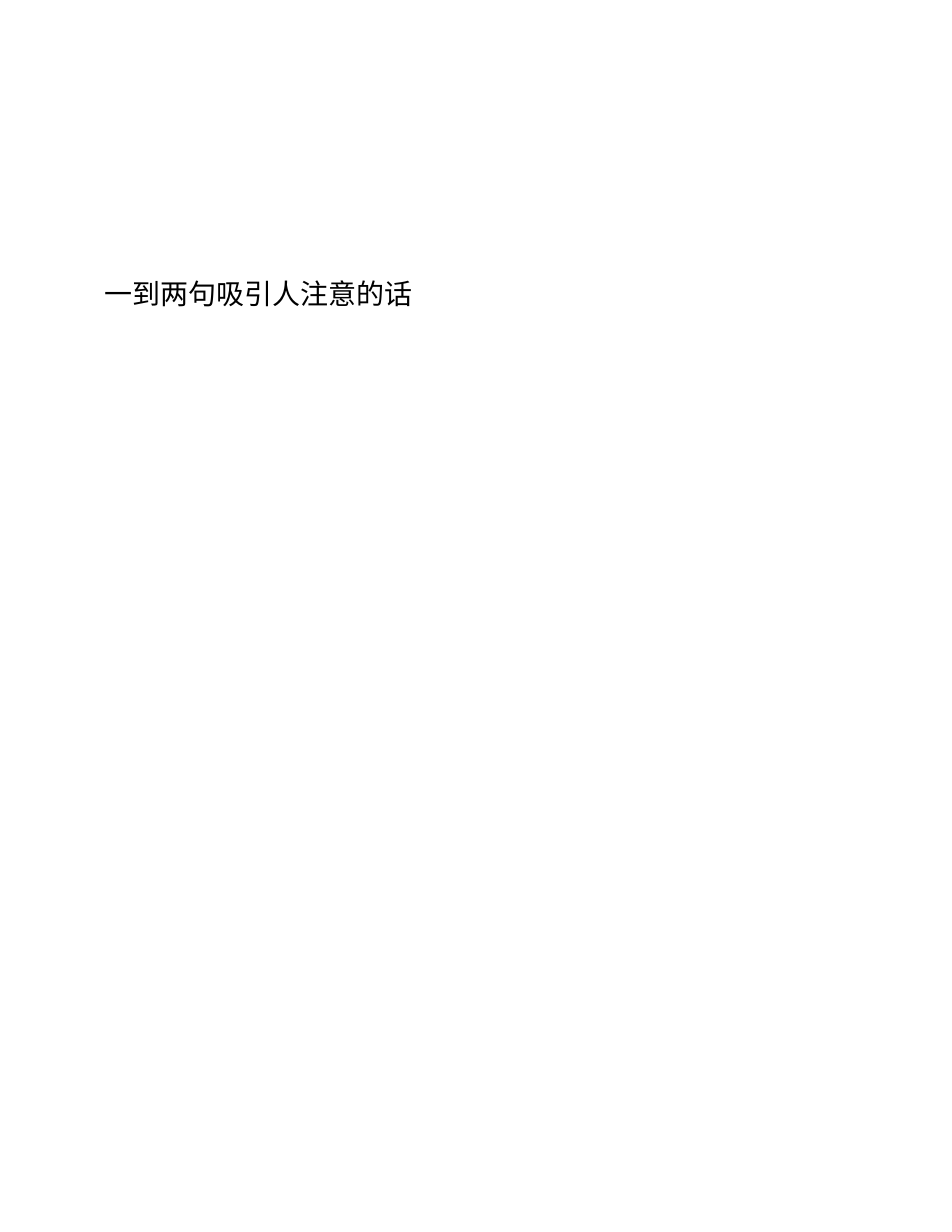
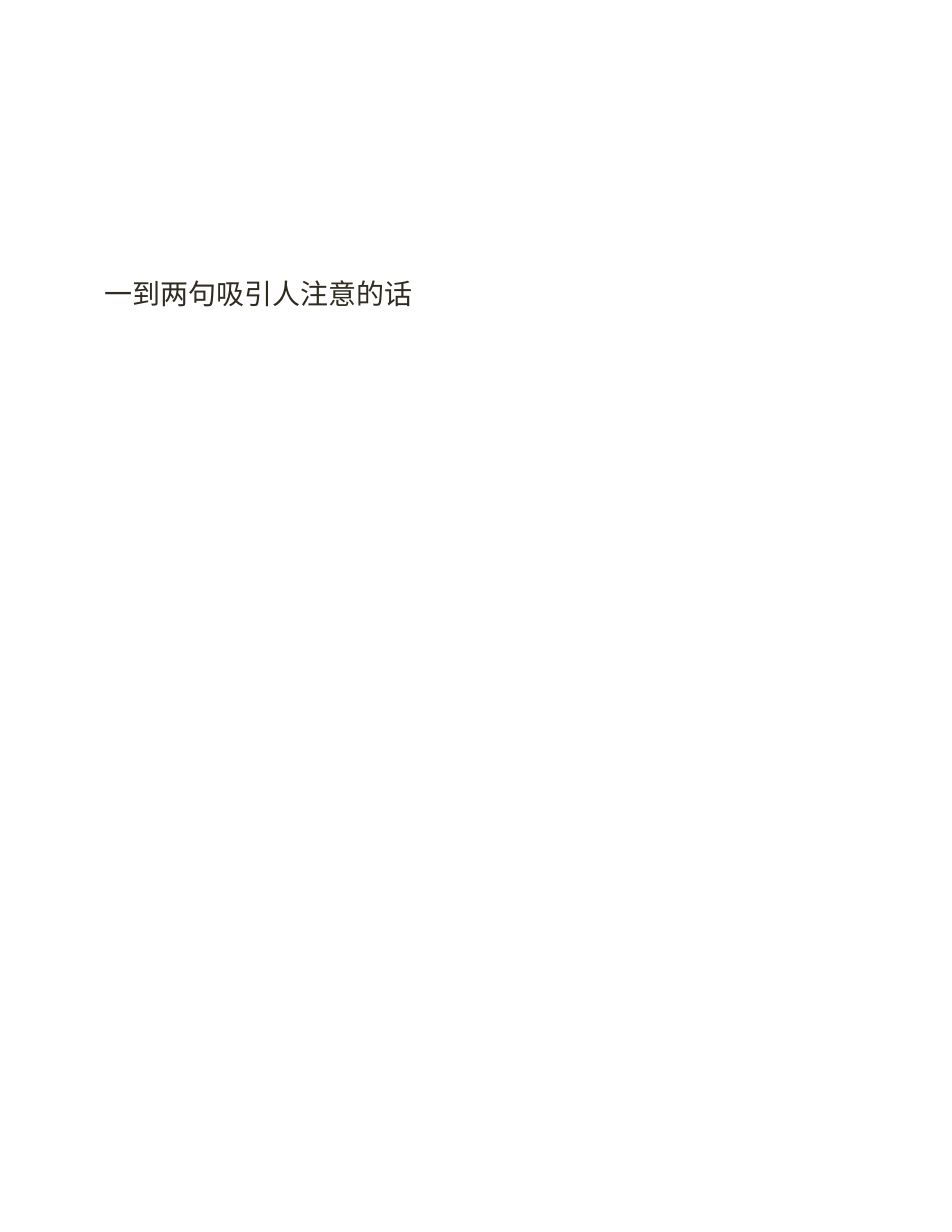
Before and after one commit to XLP-Based-Courses/-, a slide deck: slide 2 of 学习报告文本/学习报告.pptx. Drawn at 952x1232 pixels with LibreOffice and Linux fonts; fonts in the diff are those of the drawing. Boxes give left, top, right and bottom in pixels: in the first picture for what was removed or moved away, otherwise in the second. Text is boxed around its words. In the diff, an @@ line names an element or a change of style, - is before the commit and + after.

```diff
--- a/学习报告文本/学习报告.pptx
+++ b/学习报告文本/学习报告.pptx
@@ text "一到两句吸引人注意的话" at <box>104,280,412,307</box>: text colour #000000 to #2F2B20 @@
```
Also in this commit, not shown: 1 other slide changed, 10 slides added, 2 slides removed, 7 other files.
